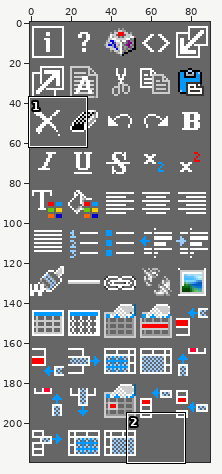
File history of a sprite sheet, fudge/wysiwyg/images/toolbar.png. Above, an overview of the earlier version with the close-up marked.
Close-up. Before the commit:
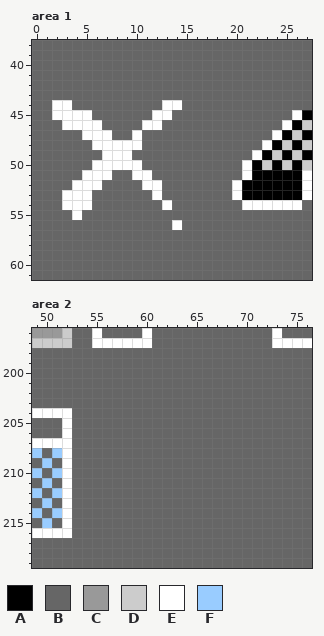
The file is 90x220 pixels. Colours within 5 levels of each other are drawn and written as one. Shown: area 1: x 0..27, y 38..61; area 2: x 49..76, y 196..219.
Palette (. is transparent): A #000000  B #666666  C #999999  D #cccccc  E #ffffff  F #99ccff
Pixels before, area 1, first column x 0:
38 BBBBBBBBBBBBBBBBBBBBBBBBBBBB
39 BBBBBBBBBBBBBBBBBBBBBBBBBBBB
40 BBBBBBBBBBBBBBBBBBBBBBBBBBBB
41 BBBBBBBBBBBBBBBBBBBBBBBBBBBB
42 BBBBBBBBBBBBBBBBBBBBBBBBBBBB
43 BBBBBBBBBBBBBBBBBBBBBBBBBBBB
44 BBEEBBBBBBBBBEEBBBBBBBBBBBBB
45 BBEEEEBBBBBBEEBBBBBBBBBBBBEA
46 BBBEEEEBBBBEEBBBBBBBBBBBBEAD
47 BBBBBEEEBBEBBBBBBBBBBBBBEADA
48 BBBBBBEEEEEBBBBBBBBBBBBEADAD
49 BBBBBBBEEEBBBBBBBBBBBBEADADA
50 BBBBBBEEEEEBBBBBBBBBBEADADAD
51 BBBBBEEEBBEEBBBBBBBBBEAAAAAE
52 BBBBEEEBBBBEEBBBBBBBEAAAAAAE
53 BBBEEEBBBBBBEBBBBBBBEAAAAAAE
54 BBBEEEBBBBBBBEBBBBBBBEEEEEEB
55 BBBBEBBBBBBBBBBBBBBBBBBBBBBB
56 BBBBBBBBBBBBBBEBBBBBBBBBBBBB
57 BBBBBBBBBBBBBBBBBBBBBBBBBBBB
58 BBBBBBBBBBBBBBBBBBBBBBBBBBBB
59 BBBBBBBBBBBBBBBBBBBBBBBBBBBB
60 BBBBBBBBBBBBBBBBBBBBBBBBBBBB
61 BBBBBBBBBBBBBBBBBBBBBBBBBBBB
Pixels before, area 2, first column x 49:
196 CCCDBBEBBBBEBBBBBBBBBBBBEBBB
197 DDDDBBEEEEEEBBBBBBBBBBBBEEEE
198 BBBBBBBBBBBBBBBBBBBBBBBBBBBB
199 BBBBBBBBBBBBBBBBBBBBBBBBBBBB
200 BBBBBBBBBBBBBBBBBBBBBBBBBBBB
201 BBBBBBBBBBBBBBBBBBBBBBBBBBBB
202 BBBBBBBBBBBBBBBBBBBBBBBBBBBB
203 BBBBBBBBBBBBBBBBBBBBBBBBBBBB
204 EEEEBBBBBBBBBBBBBBBBBBBBBBBB
205 BBBEBBBBBBBBBBBBBBBBBBBBBBBB
206 BBBEBBBBBBBBBBBBBBBBBBBBBBBB
207 EEEEBBBBBBBBBBBBBBBBBBBBBBBB
208 FBFEBBBBBBBBBBBBBBBBBBBBBBBB
209 BFBEBBBBBBBBBBBBBBBBBBBBBBBB
210 FBFEBBBBBBBBBBBBBBBBBBBBBBBB
211 BFBEBBBBBBBBBBBBBBBBBBBBBBBB
212 FBFEBBBBBBBBBBBBBBBBBBBBBBBB
213 BFBEBBBBBBBBBBBBBBBBBBBBBBBB
214 FBFEBBBBBBBBBBBBBBBBBBBBBBBB
215 BFBEBBBBBBBBBBBBBBBBBBBBBBBB
216 EEEEBBBBBBBBBBBBBBBBBBBBBBBB
217 BBBBBBBBBBBBBBBBBBBBBBBBBBBB
218 BBBBBBBBBBBBBBBBBBBBBBBBBBBB
219 BBBBBBBBBBBBBBBBBBBBBBBBBBBB
After the commit:
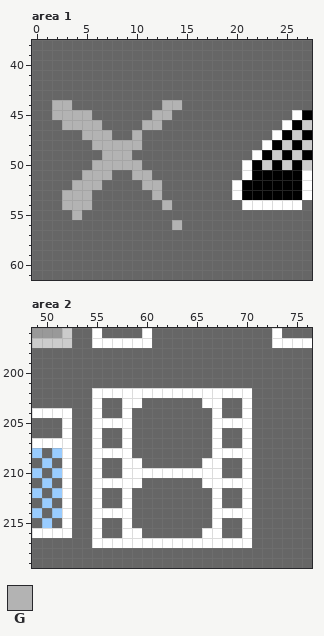
Colours new in this view: G #b3b3b3
The exact change:
Area 1:
y 44: x 2..3 EE -> GG; x 13..14 EE -> GG
y 45: x 2..5 EEEE -> GGGG; x 12..13 EE -> GG
y 46: x 3..6 EEEE -> GGGG; x 11..12 EE -> GG
y 47: x 5..7 EEE -> GGG; x 10 E -> G
y 48: x 6..10 EEEEE -> GGGGG
y 49: x 7..9 EEE -> GGG
y 50: x 6..10 EEEEE -> GGGGG
y 51: x 5..7 EEE -> GGG; x 10..11 EE -> GG
y 52: x 4..6 EEE -> GGG; x 11..12 EE -> GG
y 53: x 3..5 EEE -> GGG; x 12 E -> G
y 54: x 3..5 EEE -> GGG; x 13 E -> G
y 55: x 4 E -> G
y 56: x 14 E -> G
Area 2:
y 202: x 55..70 BBBBBBBBBBBBBBBB -> EEEEEEEEEEEEEEEE
y 203: x 55 B -> E; x 58..59 BB -> EE; x 66..67 BB -> EE; x 70 B -> E
y 204: x 55 B -> E; x 58 B -> E; x 67 B -> E; x 70 B -> E
y 205: x 55..58 BBBB -> EEEE; x 67..70 BBBB -> EEEE
y 206..207: x 55 B -> E; x 58 B -> E; x 67 B -> E; x 70 B -> E
y 208: x 55..58 BBBB -> EEEE; x 67..70 BBBB -> EEEE
y 209: x 55 B -> E; x 58..59 BB -> EE; x 66..67 BB -> EE; x 70 B -> E
y 210: x 55 B -> E; x 58..67 BBBBBBBBBB -> EEEEEEEEEE; x 70 B -> E
y 211: x 55..59 BBBBB -> EEEEE; x 66..70 BBBBB -> EEEEE
y 212..213: x 55 B -> E; x 58 B -> E; x 67 B -> E; x 70 B -> E
y 214: x 55..58 BBBB -> EEEE; x 67..70 BBBB -> EEEE
y 215: x 55 B -> E; x 58 B -> E; x 67 B -> E; x 70 B -> E
y 216: x 55 B -> E; x 58..59 BB -> EE; x 66..67 BB -> EE; x 70 B -> E
y 217: x 55..70 BBBBBBBBBBBBBBBB -> EEEEEEEEEEEEEEEE
Changed places in both close-ups, as pixel boxes (x1, y1, x2, y2):
changed: (52, 100, 182, 230)
changed: (92, 388, 252, 548)
